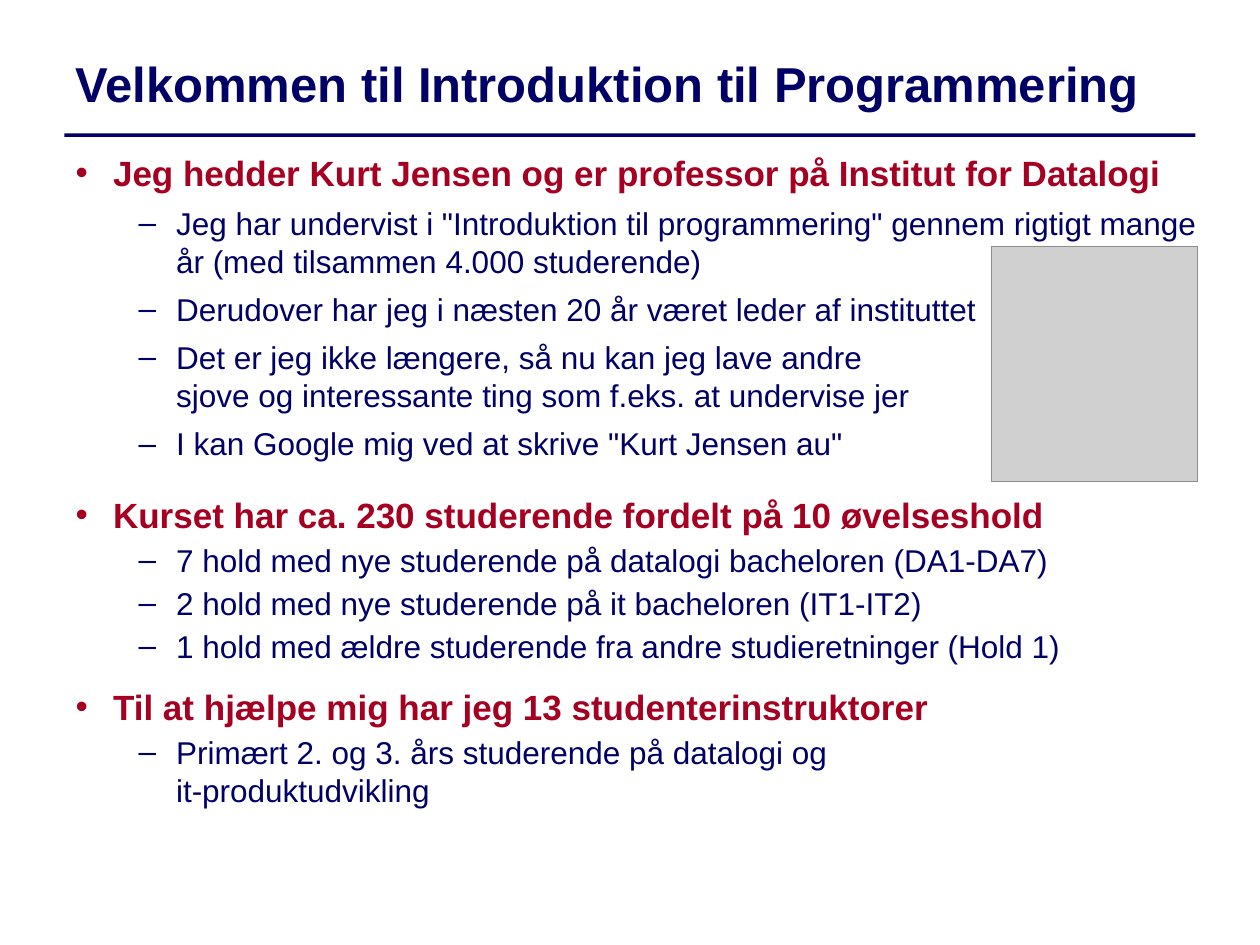
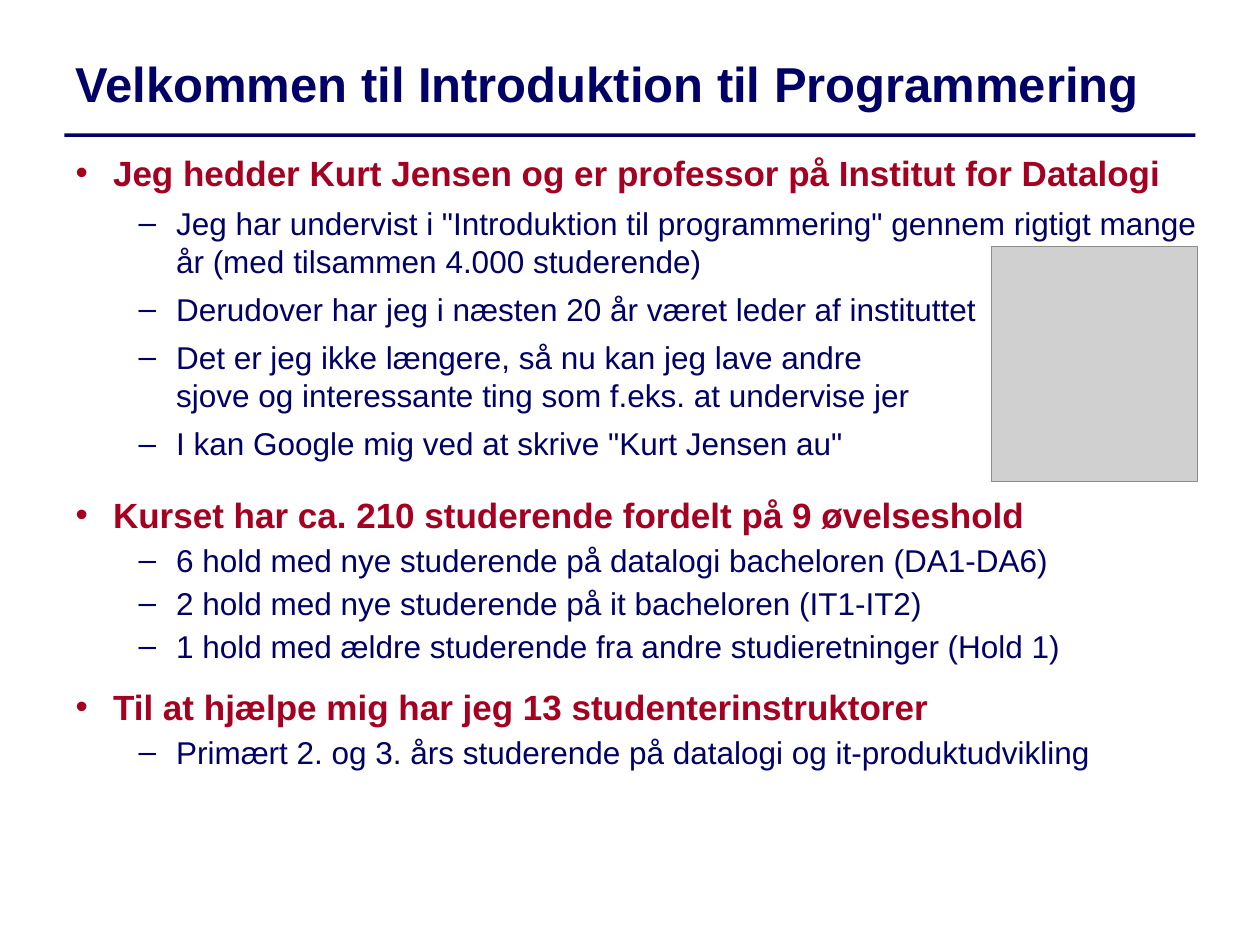
Before and after one commit to IntProgAU/Materiale, a slide deck: slide 1 of web/e23/uge_1a/Slides-Uge1-Mandag.pptx. Drawn at 1260x945 pixels with LibreOffice and Linux fonts; fonts in the diff are those of the drawing; grey boxes stand for pictures. Boxes give left, top, right and bottom in pixels: in the first picture for what was removed or moved away, otherwise in the second. Text is boxed around its words. In the diff, an @@ line names an element or a change of style, - is before the commit and + after.

```diff
--- a/web/e23/uge_1a/Slides-Uge1-Mandag.pptx
+++ b/web/e23/uge_1a/Slides-Uge1-Mandag.pptx
@@ text at box(113, 500, 1048, 578): text changed @@
-  • Kurset har ca. 230 studerende fordelt på 10 øvelseshold
-  – 7 hold med nye studerende på datalogi bacheloren (DA1-DA7)
+  • Kurset har ca. 210 studerende fordelt på 9 øvelseshold
+  – 6 hold med nye studerende på datalogi bacheloren (DA1-DA6)
```
Also in this commit, not shown: 9 other slides changed, 1 other file.
